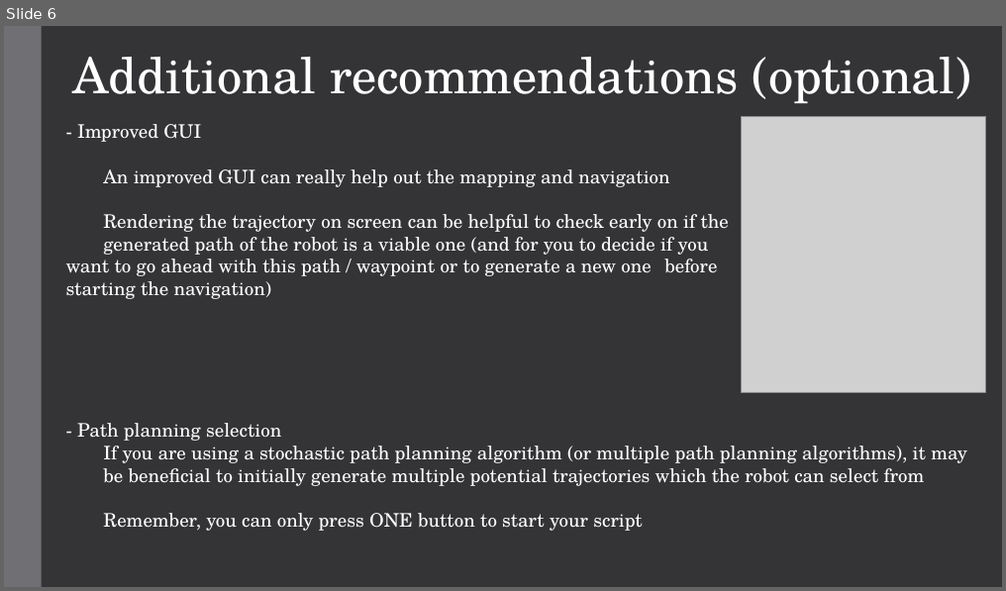
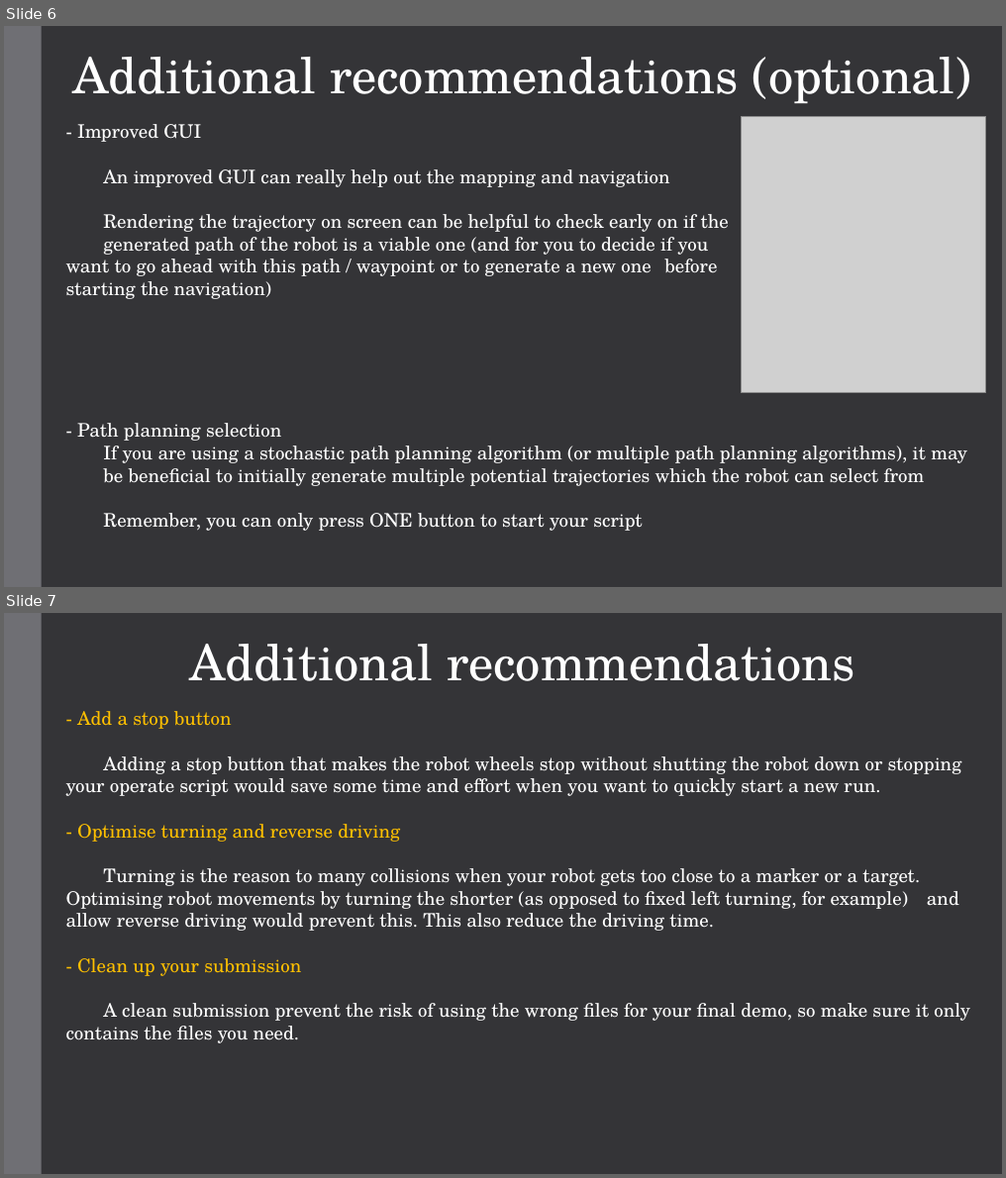
Before and after one commit to ece4078dev/ECE4078_Lab_2025, a slide deck: Week09-10/C2_slides/Lab5_2.pptx. Shown one above the other, each under a label of ours: slide 6 before the commit, slides 6 and 7 after it. The pictures are 1006x591 and 1006x1178 pixels, drawn with LibreOffice and Linux fonts; fonts in the diff are those of the drawing; grey boxes stand for pictures. Boxes give left, top, right and bottom in pixels: in the first picture for what was removed or moved away, otherwise in the second. Text is boxed around its words. In the diff, an @@ line names an element or a change of style, - is before the commit and + after.

```diff
--- a/Week09-10/C2_slides/Lab5_2.pptx
+++ b/Week09-10/C2_slides/Lab5_2.pptx
@@ slide 7 added at [4,613,1002,1174], background #353537; not listed: 1 template element that a slide beside it also shows @@
@@ text added at [190,644,854,681], 48 pt, text #FFFFFF @@
+Additional recommendations
@@ text added at [66,711,970,1044], 18 pt, text #FFFFFF @@
+- Add a stop button
+Adding a stop button that makes the robot wheels stop without shutting the robot down or stopping your operate script would save some time and effort when you want to quickly start a new run.
+- Optimise turning and reverse driving
+Turning is the reason to many collisions when your robot gets too close to a marker or a target. Optimising robot movements by turning the shorter (as opposed to fixed left turning, for example) and allow reverse driving would prevent this. This also reduce the driving time.
+- Clean up your submission
+A clean submission prevent the risk of using the wrong files for your final demo, so make sure it only contains the files you need.
```
Also in this commit, not shown: 3 slides changed, 3 other slides added, 1 slide removed.
